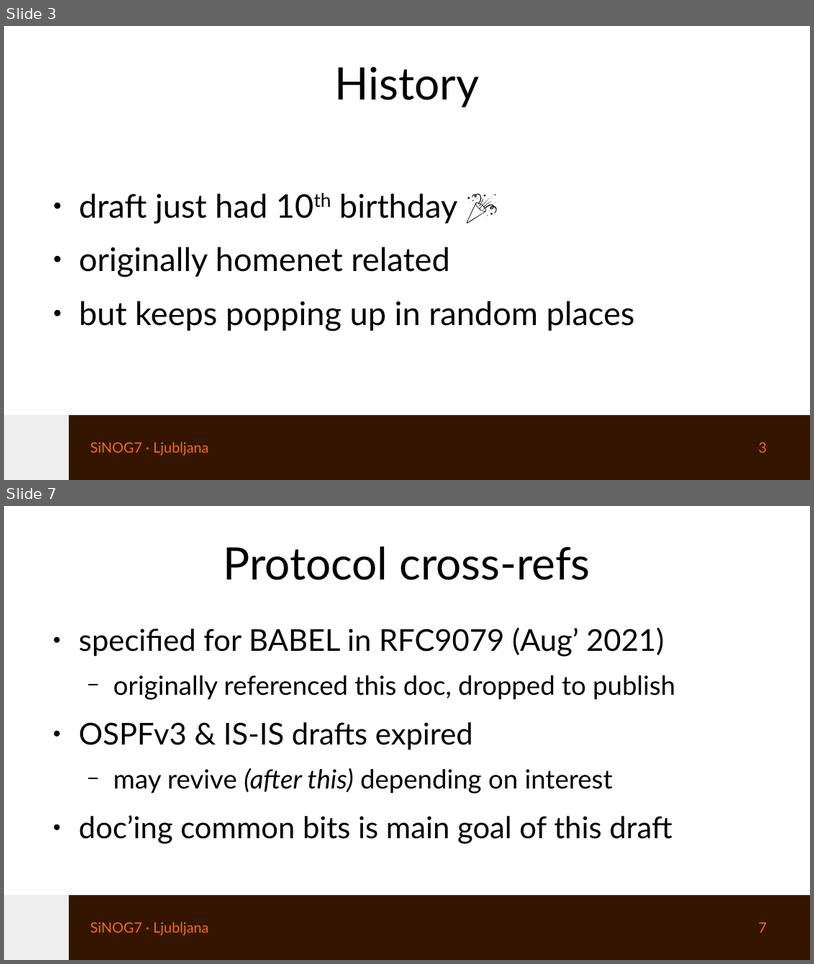
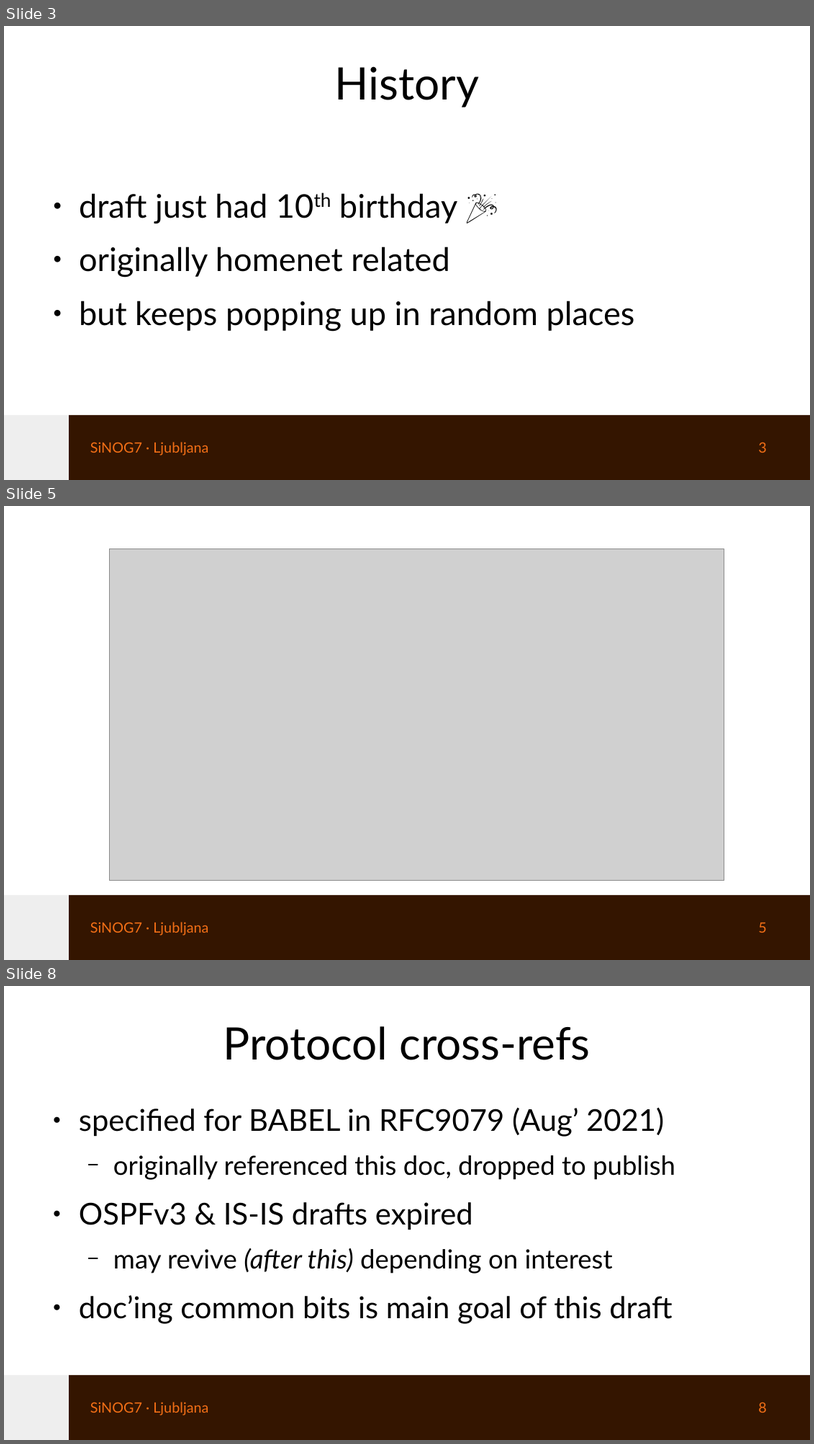
Before and after one commit to eqvinox/rtgwg-dst-src-routing, a slide deck: ietf121-rtgwg-dst-src-routing.odp. Shown one above the other, each under a label of ours: slides 3 and 7 before the commit, slides 3, 5 and 8 after it; the slides between them are not shown. The pictures are 814x964 and 814x1444 pixels, drawn with LibreOffice and Linux fonts; fonts in the diff are those of the drawing; grey boxes stand for pictures. Boxes give left, top, right and bottom in pixels: in the first picture for what was removed or moved away, otherwise in the second. Text is boxed around its words. In the diff, an @@ line names an element or a change of style, - is before the commit and + after.

```diff
--- a/ietf121-rtgwg-dst-src-routing.odp
+++ b/ietf121-rtgwg-dst-src-routing.odp
@@ slide 5 added at (4, 506, 810, 960), background #FFFFFF; not listed: 2 template elements that a slide beside it also shows @@
@@ picture added at (109, 549, 725, 880) @@
@@ text added at (90, 921, 208, 935), 14 pt, text #F36F16 @@
+SiNOG7 · Ljubljana
@@ page number added at (759, 922, 766, 932), 14 pt, text #F36F16 @@
+5
@@ what was slide 7 is now slide 8 @@
@@ page number at (759, 1401, 766, 1412): text changed @@
-7
+8
```
Also in this commit, not shown: 3 slides changed, 2 other files.
